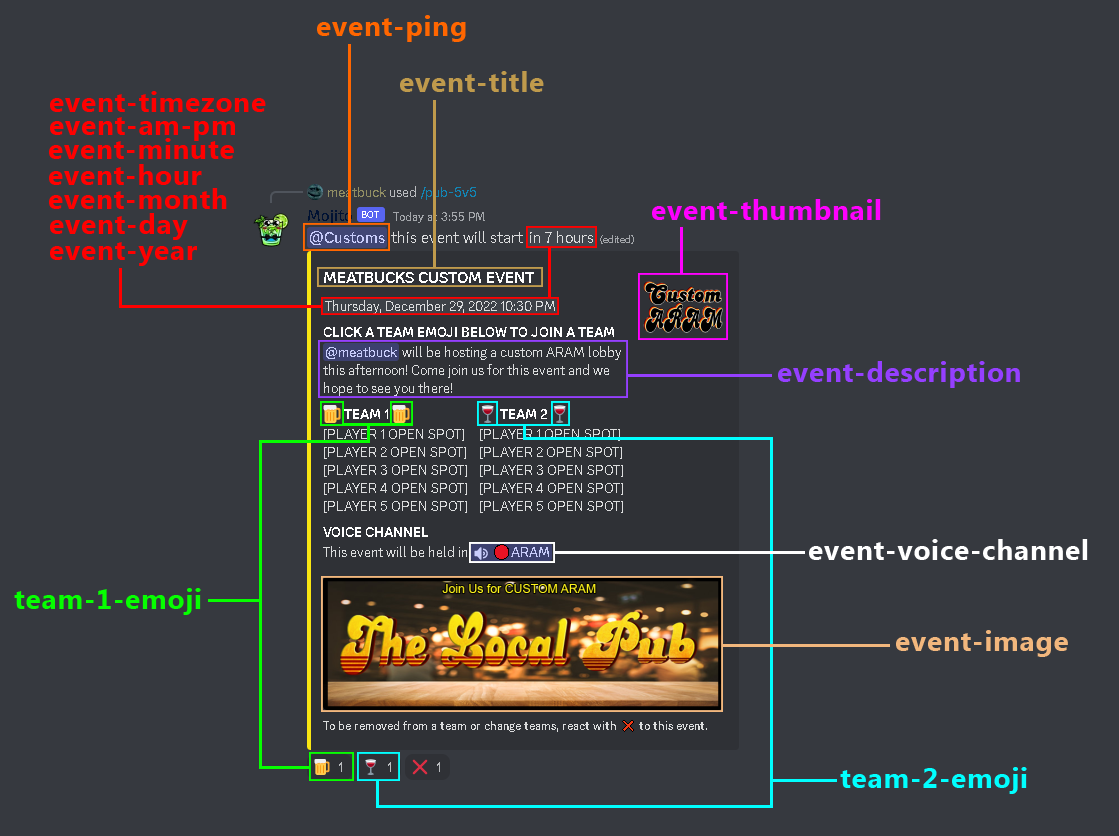
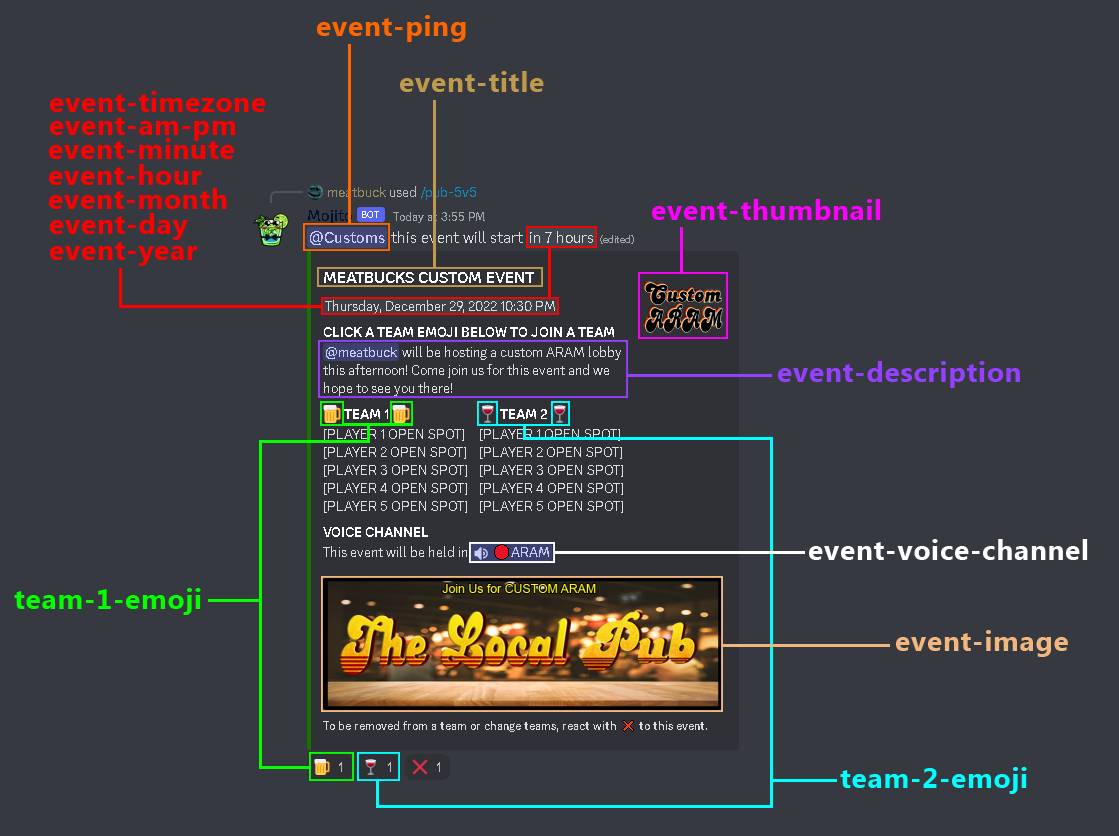
Layered file, before and after one edit (1119 × 836). Changes by layer:
painted on "Rectangle 1" (11th of 14, in "event-image") over [left=638, top=272, right=728, bottom=340]
painted on "Layer 2" over [left=307, top=251, right=311, bottom=750]
